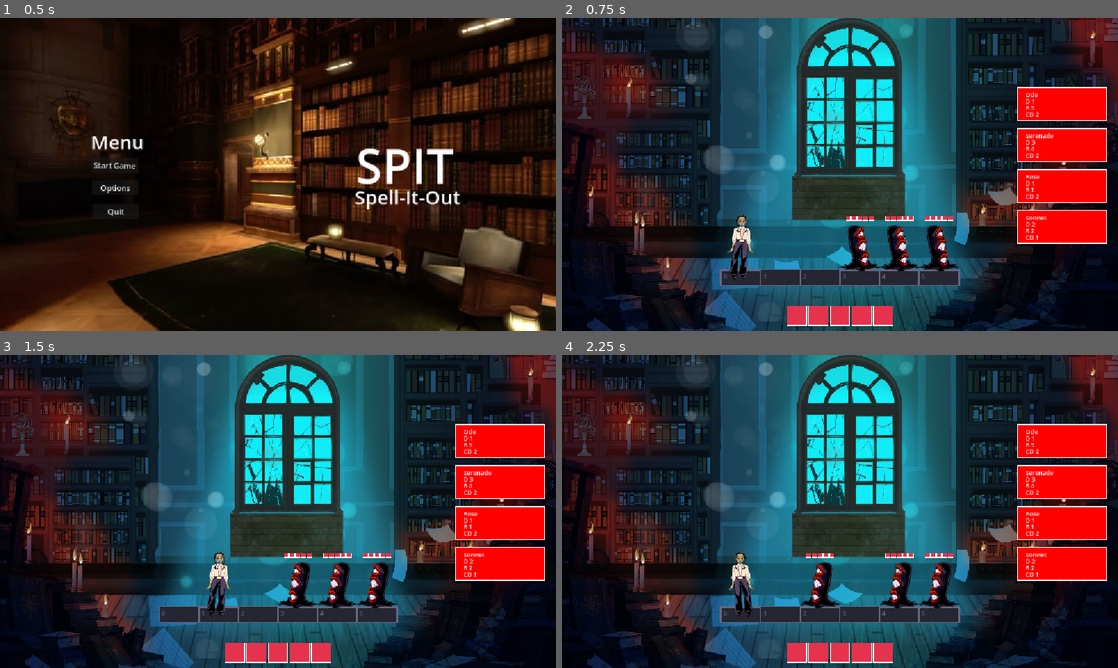
Above: before the commit, frames 1-4 (two rows, left to right).
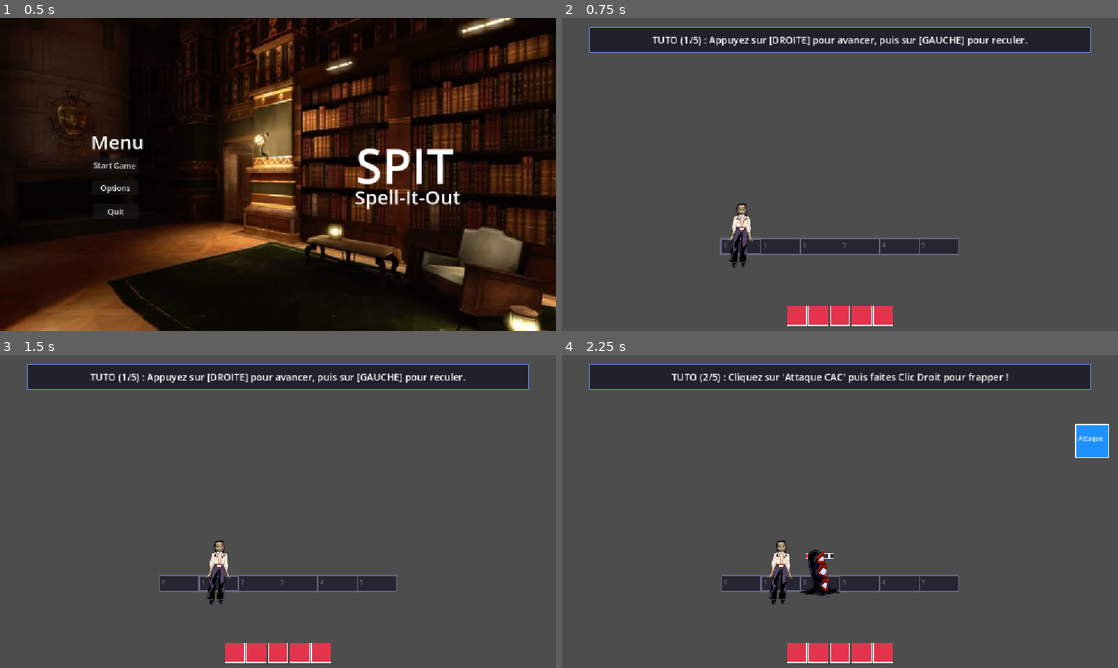
Above: after the commit, the same moments.

Repository: NiorsHaz/GMJ-Instase-2026
Game: Godot game, scene res://Scenes/UI/MainMenu.tscn
Same seed, same stepped clock (60 frames per second), same inputs: the game is played once before the commit and once after it. This scene is started directly instead of the project's main scene.
Inputs (mouse positions are in pixels of both pictures, inside the frame that each line leads up to):
- Up to frame 1 (0.5 s): no input
- Up to frame 2 (0.75 s): click "Start Game" at 0.5 s
- Up to frame 3 (1.5 s): tap Enter (ui_accept) at 1.25 s; move the mouse to (400, 495) at 1.27 s; hold Right (ui_right) from 1.28 s (still down); hold Enter (ui_accept) from 1.28 s (still down); tap E at 1.35 s; click (400, 495) at 1.42 s
- Up to frame 4 (2.25 s): move the mouse to (728, 527) at 2.02 s; release Right (ui_right) at 2.03 s; release Enter (ui_accept) at 2.03 s; hold Left (ui_left) from 2.03 s (still down); tap Enter (ui_accept) at 2.1 s; click (728, 527) at 2.17 s

Frame 1 is identical in both runs. In frame 2, 95% of the frame differs, in the area x 0-100%, y 0-100%; in frame 3, 95%; in frame 4, 95%.

Commit message:
adding tutorial

Diff:
--- /dev/null
+++ b/Scene/level_tutorial.tscn
@@ -0,0 +1,12 @@
+[gd_scene format=3 uid="uid://drd5hwo1sebbc"]
+
+[ext_resource type="Script" uid="uid://hhans7t2tte2" path="res://Scripts/level_tutorial.gd" id="1_nfiew"]
+
+[node name="LevelTutorial" type="Node2D" unique_id=339793330]
+script = ExtResource("1_nfiew")
+
+[node name="UI_Tutorial" type="CanvasLayer" parent="." unique_id=884817977]
+
+[node name="InstructionLabel" type="Label" parent="UI_Tutorial" unique_id=1052743200]
+offset_right = 40.0
+offset_bottom = 23.0
--- a/Scripts/UI/main_menu.gd
+++ b/Scripts/UI/main_menu.gd
@@ -1,7 +1,7 @@
 extends Node2D
 
 func _on_start_pressed() -> void:
-	get_tree().change_scene_to_file("res://Scene/level_test.tscn")
+	get_tree().change_scene_to_file("res://Scene/level_tutorial.tscn")
 
 
 func _on_options_pressed() -> void:
--- a/Scripts/level.gd
+++ b/Scripts/level.gd
@@ -268,9 +268,9 @@
 		draw_rect(tile_rect, tile.tile_color, true)
 		draw_rect(tile_rect, Color.WHITE, false, 2.0)
 		draw_string(font, tile_rect.position + Vector2(tile_rect.size.x * 0.08, tile_rect.size.y * 0.3), tile.tile_name, HORIZONTAL_ALIGNMENT_LEFT, tile_rect.size.x * 0.84, _font_for(tile_rect), Color.WHITE)
-		draw_string(font, tile_rect.position + Vector2(tile_rect.size.x * 0.08, tile_rect.size.y * 0.5), "D "+ str(tile.damage), HORIZONTAL_ALIGNMENT_LEFT, tile_rect.size.x * 0.84, _font_for(tile_rect), Color.WHITE)
-		draw_string(font, tile_rect.position + Vector2(tile_rect.size.x * 0.08, tile_rect.size.y * 0.7), "R "+ str(tile.range_distance), HORIZONTAL_ALIGNMENT_LEFT, tile_rect.size.x * 0.84, _font_for(tile_rect), Color.WHITE)
-		draw_string(font, tile_rect.position + Vector2(tile_rect.size.x * 0.08, tile_rect.size.y * 0.9), "CD "+ str(tile.cooldown_max), HORIZONTAL_ALIGNMENT_LEFT, tile_rect.size.x * 0.84, _font_for(tile_rect), Color.WHITE)
+		draw_string(font, tile_rect.position + Vector2(tile_rect.size.x * 0.08, tile_rect.size.y * 0.5), "Damage : "+ str(tile.damage), HORIZONTAL_ALIGNMENT_LEFT, tile_rect.size.x * 0.84, _font_for(tile_rect), Color.WHITE)
+		draw_string(font, tile_rect.position + Vector2(tile_rect.size.x * 0.08, tile_rect.size.y * 0.7), "Range : "+ str(tile.range_distance), HORIZONTAL_ALIGNMENT_LEFT, tile_rect.size.x * 0.84, _font_for(tile_rect), Color.WHITE)
+		draw_string(font, tile_rect.position + Vector2(tile_rect.size.x * 0.08, tile_rect.size.y * 0.9), "CD : "+ str(tile.cooldown_max), HORIZONTAL_ALIGNMENT_LEFT, tile_rect.size.x * 0.84, _font_for(tile_rect), Color.WHITE)
 
 	# --- Queue, small column, label on its right ---
 	var queue_first = _queue_rect(0)
--- /dev/null
+++ b/Scripts/level_tutorial.gd
@@ -0,0 +1,396 @@
+extends Node2D
+@export var cell_count: int = 6
+@export var cell_width: int = 82
+@export var cell_height: int = 32
+var start_position: Vector2
+var books: Bookstats
+const PLAYER_SCENE = preload("res://Scene/player.tscn")
+const ENEMY_SCENE = preload("res://Scene/Enemy/enemy.tscn")
+const BOSS_SCENE = preload("res://Scene/boss.tscn")
+var horizontal_grid: Array = []
+var player_instance: Node2D = null
+var enemies: Array = []
+var player_hand: Array[ActionTile] = []
+var action_queue: Array[ActionTile] = []
+var cooldown_list: Array[ActionTile] = []
+# ---------------------------------------------------------------
+# LAYOUT
+# ---------------------------------------------------------------
+const GRID_Y := 0.705
+const PLAYER_HEARTS_Y := 0.92
+const PLAYER_HEART_SIZE := 0.062
+const PLAYER_HEART_GAP := 0.007
+const HAND_X := 0.924
+const HAND_Y := 0.221
+const HAND_TILE := 0.105
+const HAND_STEP := 0.131
+const HAND_SLOTS := 4
+const QUEUE_X := 0.26
+const QUEUE_Y := 0.422
+const QUEUE_TILE := 0.045
+const QUEUE_STEP := 0.05
+const QUEUE_SLOTS := 3
+const COOLDOWN_X := 0.022
+const COOLDOWN_Y := 0.275
+const COOLDOWN_TILE := 0.088
+const COOLDOWN_STEP := 0.099
+const COOLDOWN_SLOTS := 4
+const DEFAULT_MAX_HP := 10
+const ENEMY_HEART_SIZE := 10.0
+const ENEMY_HEART_GAP := 2.0
+# ---------------------------------------------------------------
+# ÉTAPES DU TUTORIEL
+# ---------------------------------------------------------------
+enum Step {
+	MOVE_RIGHT_LEFT,
+	ATTACK_CAC,
+	SWAP,
+	ATTACK_DIST,
+	KILL_ENEMY,
+	COMPLETED
+}
+var current_step: Step = Step.MOVE_RIGHT_LEFT
+var move_right_done: bool = false
+var tutorial_message: String = ""
+
+func _ready() -> void:
+	_update_layout()
+	get_viewport().size_changed.connect(_update_layout)
+	generate_grid()
+	spawn_player()
+	setup_step(Step.MOVE_RIGHT_LEFT)
+# ---------------------------------------------------------------
+# LAYOUT HELPERS
+# ---------------------------------------------------------------
+func _screen() -> Vector2:
+	return get_viewport().get_visible_rect().size
+
+func _update_layout() -> void:
+	var vp = _screen()
+	var new_start = Vector2((vp.x - cell_count * cell_width) / 2.0, vp.y * GRID_Y)
+	var delta = new_start - start_position
+	start_position = new_start
+	if not horizontal_grid.is_empty() and delta != Vector2.ZERO:
+		for cell in horizontal_grid:
+			cell["position"] += delta
+		if is_instance_valid(player_instance):
+			player_instance.global_position += delta
+		for enemy in enemies:
+			if is_instance_valid(enemy):
+				enemy.global_position += delta
+	queue_redraw()
+
+func _column_rect(i: int, x_ratio: float, y_ratio: float, tile_ratio: float, step_ratio: float) -> Rect2:
+	var vp = _screen()
+	var tile = vp.y * tile_ratio
+	var pos = Vector2(vp.x * x_ratio, vp.y * y_ratio + i * vp.y * step_ratio)
+	return Rect2(pos, Vector2(tile, tile))
+
+func _hand_rect(i: int) -> Rect2:
+	return _column_rect(i, HAND_X, HAND_Y, HAND_TILE, HAND_STEP)
+
+func _queue_rect(i: int) -> Rect2:
+	return _column_rect(i, QUEUE_X, QUEUE_Y, QUEUE_TILE, QUEUE_STEP)
+
+func _cooldown_rect(i: int) -> Rect2:
+	return _column_rect(i, COOLDOWN_X, COOLDOWN_Y, COOLDOWN_TILE, COOLDOWN_STEP)
+
+func _font_for(tile: Rect2) -> int:
+	return clampi(int(tile.size.y * 0.2), 8, 16)
+# ---------------------------------------------------------------
+# CONFIGURATION DES ÉTAPES
+# ---------------------------------------------------------------
+func setup_step(step: Step) -> void:
+	current_step = step
+	clear_enemies()
+	player_hand.clear()
+	action_queue.clear()
+	cooldown_list.clear()
+	match step:
+		Step.MOVE_RIGHT_LEFT:
+			tutorial_message = "TUTO (1/5) : Appuyez sur [DROITE] pour avancer, puis sur [GAUCHE] pour reculer."
+			move_player_to(0)
+			move_right_done = false
+		Step.ATTACK_CAC:
+			tutorial_message = "TUTO (2/5) : Cliquez sur 'Attaque CAC' puis faites Clic Droit pour frapper !"
+			move_player_to(1)
+			spawn_enemy_at(2, 5)
+			player_hand.append(ActionTile.new("Attaque CAC", Color.DODGER_BLUE, 1, 1, 1))
+		Step.SWAP:
+			tutorial_message = "TUTO (3/5) : Avancez sur l'ennemi [DROITE] pour Swapper et passer derrière lui !"
+			move_player_to(1)
+			spawn_enemy_at(2, 5)
+		Step.ATTACK_DIST:
+			tutorial_message = "TUTO (4/5) : L'ennemi est loin ! Utilisez 'Tir Distant' (Portée 3)."
+			move_player_to(0)
+			spawn_enemy_at(3, 5)
+			player_hand.append(ActionTile.new("Tir Distant", Color.ORANGE, 1, 3, 1))
+		Step.KILL_ENEMY:
+			tutorial_message = "TUTO (5/5) : L'ennemi n'a plus que 1 PV ! Utilisez votre carte pour l'achever."
+			move_player_to(0)
+			spawn_enemy_at(2, 1)
+			player_hand.append(ActionTile.new("Coup Final", Color.RED, 1, 2, 1))
+		Step.COMPLETED:
+			tutorial_message = "TUTORIEL TERMINÉ ! Appuyez sur [ENTRÉE] pour lancer le jeu."
+	queue_redraw()
+# ---------------------------------------------------------------
+# GRID / SPAWN
+# ---------------------------------------------------------------
+func generate_grid() -> void:
+	horizontal_grid.clear()
+	for i in range(cell_count):
+		var cell_pos = start_position + Vector2(i * cell_width, 0)
+		horizontal_grid.append({
+			"id": "col_" + str(i),
+			"position": cell_pos,
+			"index": i,
+			"occupied_by": null
+		})
+
+func spawn_player() -> void:
+	if horizontal_grid.is_empty() or PLAYER_SCENE == null:
+		return
+	player_instance = PLAYER_SCENE.instantiate()
+	add_child(player_instance)
+	player_instance.z_index = 10
+	move_player_to(0)
+
+func move_player_to(index: int) -> void:
+	if is_instance_valid(player_instance):
+		var target_cell = horizontal_grid[index]
+		var actor_offset = Vector2(cell_width / 2.0, -10)
+		player_instance.call("setup_position", target_cell["position"] + actor_offset, index)
+		clean_grid_occupants()
+
+func spawn_enemy_at(index: int, hp: int) -> void:
+	var enemy = ENEMY_SCENE.instantiate()
+	add_child(enemy)
+	enemy.z_index = 10
+	var actor_offset = Vector2(cell_width / 2.0, -10)
+	enemy.call("setup_position", horizontal_grid[index]["position"] + actor_offset, index)
+	if "health" in enemy:
+		enemy.set("health", hp)
+	enemies.append(enemy)
+	enemy.call("plan_next_action", player_instance)
+	clean_grid_occupants()
+
+func clear_enemies() -> void:
+	for enemy in enemies:
+		if is_instance_valid(enemy):
+			enemy.queue_free()
+	enemies.clear()
+	clean_grid_occupants()
+# ---------------------------------------------------------------
+# DRAW
+# ---------------------------------------------------------------
+func _draw() -> void:
+	var vp = _screen()
+	var font = ThemeDB.fallback_font
+	var title_size = clampi(int(vp.y * 0.032), 12, 22)
+	var banner_rect = Rect2(Vector2(vp.x * 0.05, vp.y * 0.03), Vector2(vp.x * 0.9, vp.y * 0.08))
+	draw_rect(banner_rect, Color(0.1, 0.1, 0.15, 0.85), true)
+	draw_rect(banner_rect, Color(0.4, 0.6, 1.0), false, 2.5)
+	draw_string(font, banner_rect.position + Vector2(10, banner_rect.size.y * 0.65), tutorial_message, HORIZONTAL_ALIGNMENT_CENTER, banner_rect.size.x - 20, title_size, Color.WHITE)
+	for cell in horizontal_grid:
+		var rect = Rect2(cell["position"], Vector2(cell_width, cell_height))
+		var occupant = cell["occupied_by"]
+		var fill_color = Color(0.15, 0.15, 0.2)
+		var border_color = Color(0.4, 0.4, 0.5)
+		var border_thickness = 2.0
+		if is_instance_valid(occupant):
+			border_thickness = 3.5
+		draw_rect(rect, fill_color, true)
+		draw_rect(rect, border_color, false, border_thickness)
+		draw_string(font, cell["position"] + Vector2(5, 18), str(cell["index"]), HORIZONTAL_ALIGNMENT_LEFT, -1, 12, Color(1, 1, 1, 0.3))
+	for enemy in enemies:
+		if is_instance_valid(enemy):
+			var e_hp = int(enemy.get("health"))
+			var e_max = _get_max_hp(enemy, e_hp)
+			var head_pos = enemy.global_position + Vector2(0, -cell_height / 2.0 - 10 - ENEMY_HEART_SIZE)
+			_draw_hearts(e_hp, e_max, head_pos.x, head_pos.y, ENEMY_HEART_SIZE, ENEMY_HEART_GAP, Color(0.9, 0.2, 0.3))
+	if is_instance_valid(player_instance):
+		var p_hp = int(player_instance.get("health"))
+		var p_max = _get_max_hp(player_instance, p_hp)
+		_draw_hearts(p_hp, p_max, vp.x / 2.0, vp.y * PLAYER_HEARTS_Y, vp.y * PLAYER_HEART_SIZE, vp.y * PLAYER_HEART_GAP, Color(0.9, 0.2, 0.3))
+	if current_step in [Step.ATTACK_CAC, Step.ATTACK_DIST, Step.KILL_ENEMY]:
+		for i in range(player_hand.size()):
+			var tile = player_hand[i]
+			var tile_rect = _hand_rect(i)
+			draw_rect(tile_rect, tile.tile_color, true)
+			draw_rect(tile_rect, Color.WHITE, false, 2.0)
+			draw_string(font, tile_rect.position + Vector2(tile_rect.size.x * 0.08, tile_rect.size.y * 0.5), tile.tile_name, HORIZONTAL_ALIGNMENT_LEFT, tile_rect.size.x * 0.84, _font_for(tile_rect), Color.WHITE)
+		for i in range(action_queue.size()):
+			var tile = action_queue[i]
+			var queue_rect = _queue_rect(i)
+			draw_rect(queue_rect, tile.tile_color, true)
+			draw_rect(queue_rect, Color.YELLOW, false, 2.0)
+			draw_string(font, queue_rect.position + Vector2(queue_rect.size.x * 0.08, queue_rect.size.y * 0.65), tile.tile_name, HORIZONTAL_ALIGNMENT_LEFT, queue_rect.size.x * 0.84, _font_for(queue_rect), Color.WHITE)
+
+func _draw_hearts(hp: int, max_hp: int, center_x: float, top_y: float, heart_size: float, gap: float, color: Color) -> void:
+	var heart_count = ceili(max_hp / 2.0)
+	if heart_count <= 0:
+		return
+	var total_width = heart_count * heart_size + (heart_count - 1) * gap
+	var start_x = center_x - total_width / 2.0
+	for i in range(heart_count):
+		var pos = Vector2(start_x + i * (heart_size + gap), top_y)
+		var heart_rect = Rect2(pos, Vector2(heart_size, heart_size))
+		var hp_in_heart = clampi(hp - i * 2, 0, 2)
+		draw_rect(heart_rect, Color(0.2, 0.2, 0.2), true)
+		if hp_in_heart == 2:
+			draw_rect(heart_rect, color, true)
+		elif hp_in_heart == 1:
+			draw_rect(Rect2(pos, Vector2(heart_size / 2.0, heart_size)), color, true)
+		draw_rect(heart_rect, Color.WHITE, false, 1.0)
+
+func _get_max_hp(actor: Node, current_hp: int) -> int:
+	var m = actor.get("max_health")
+	if m != null:
+		return int(m)
+	return maxi(current_hp, DEFAULT_MAX_HP)
+# ---------------------------------------------------------------
+# INPUTS & BLOCAGE STRICT
+# ---------------------------------------------------------------
+func _input(event: InputEvent) -> void:
+	if not is_instance_valid(player_instance):
+		return
+	var current_index = int(player_instance.get("current_cell_index"))
+	if current_step == Step.COMPLETED:
+		if event.is_action_pressed("ui_accept"):
+			get_tree().change_scene_to_file("res://Scene/level_test.tscn")
+		return
+	if current_step == Step.MOVE_RIGHT_LEFT:
+		if not move_right_done:
+			if event.is_action_pressed("ui_right"):
+				try_move_player(current_index + 1)
+				if int(player_instance.get("current_cell_index")) == 1:
+					move_right_done = true
+			elif event.is_action_pressed("ui_left"):
+				print("Action bloquée : Avancez d'abord avec [DROITE] !")
+		else:
+			if event.is_action_pressed("ui_left"):
+				try_move_player(current_index - 1)
+				if int(player_instance.get("current_cell_index")) == 0:
+					setup_step(Step.ATTACK_CAC)
+			elif event.is_action_pressed("ui_right"):
+				print("Action bloquée : Reculez maintenant avec [GAUCHE] !")
+	elif current_step in [Step.ATTACK_CAC, Step.ATTACK_DIST, Step.KILL_ENEMY]:
+		if event.is_action_pressed("ui_left") or event.is_action_pressed("ui_right"):
+			print("Action bloquée : Pas de déplacement ! Utilisez vos cartes.")
+			return
+		if event is InputEventKey and event.pressed and not event.echo and event.keycode == KEY_E:
+			execute_queue_tutorial()
+		elif event is InputEventMouseButton and event.pressed:
+			if event.button_index == MOUSE_BUTTON_RIGHT:
+				execute_queue_tutorial()
+			elif event.button_index == MOUSE_BUTTON_LEFT:
+				var mouse_pos = event.position
+				for i in range(player_hand.size() - 1, -1, -1):
+					if _hand_rect(i).has_point(mouse_pos):
+						var selected_tile = player_hand[i]
+						player_hand.remove_at(i)
+						action_queue.append(selected_tile)
+						queue_redraw()
+						return
+				for i in range(action_queue.size() - 1, -1, -1):
+					if _queue_rect(i).has_point(mouse_pos):
+						var cancelled_tile = action_queue[i]
+						action_queue.remove_at(i)
+						player_hand.append(cancelled_tile)
+						queue_redraw()
+						return
+	elif current_step == Step.SWAP:
+		if event.is_action_pressed("ui_right"):
+			try_move_player(current_index + 1)
+			if int(player_instance.get("current_cell_index")) >= 2:
+				setup_step(Step.ATTACK_DIST)
+		else:
+			print("Action bloquée : Avancez sur l'ennemi avec [DROITE] pour effectuer un Swap !")
+
+func execute_queue_tutorial() -> void:
+	if action_queue.is_empty():
+		print("Action bloquée : Sélectionnez une carte d'abord !")
+		return
+	var executing_tiles = action_queue.duplicate()
+	action_queue.clear()
+	var enemy_hit = false
+	for tile in executing_tiles:
+		var p_idx = int(player_instance.get("current_cell_index"))
+		for enemy in enemies:
+			if is_instance_valid(enemy):
+				var e_idx = int(enemy.get("current_cell_index"))
+				var dist = e_idx - p_idx
+				if dist > 0 and dist <= tile.range_distance:
+					enemy.call("take_damage", tile.damage)
+					enemy_hit = true
+					print("Tuto : Ennemi touché !")
+	clean_grid_occupants()
+	if current_step == Step.ATTACK_CAC and enemy_hit:
+		setup_step(Step.SWAP)
+	elif current_step == Step.ATTACK_DIST and enemy_hit:
+		setup_step(Step.KILL_ENEMY)
+	elif current_step == Step.KILL_ENEMY:
+		if enemies.is_empty():
+			setup_step(Step.COMPLETED)
+		else:
+			player_hand.append(ActionTile.new("Coup Final", Color.RED, 1, 2, 1))
+	queue_redraw()
+
+func try_move_player(target_index: int) -> void:
+	if target_index < 0 or target_index >= horizontal_grid.size():
+		return
+	clean_grid_occupants()
+	var target_cell = horizontal_grid[target_index]
+	var occupant_before = target_cell["occupied_by"]
+	var enemy_on_target: Node2D = null
+	if is_instance_valid(occupant_before) and occupant_before != player_instance:
+		enemy_on_target = occupant_before
+	if is_instance_valid(player_instance):
+		var current_index = int(player_instance.get("current_cell_index"))
+		var current_cell = horizontal_grid[current_index]
+		var actor_offset = Vector2(cell_width / 2.0, -10)
+		var movement_dir = target_index - current_index
+		if enemy_on_target != null and is_instance_valid(enemy_on_target):
+			var occupant = enemy_on_target
+			var occupant_start_index = int(occupant.get("current_cell_index"))
+			var behind_enemy_index = occupant_start_index + movement_dir
+			var is_behind_free = false
+			if behind_enemy_index >= 0 and behind_enemy_index < horizontal_grid.size():
+				is_behind_free = (horizontal_grid[behind_enemy_index]["occupied_by"] == null)
+			if is_behind_free:
+				var behind_cell = horizontal_grid[behind_enemy_index]
+				current_cell["occupied_by"] = null
+				behind_cell["occupied_by"] = player_instance
+				player_instance.call("move_to", behind_cell["position"] + actor_offset, behind_enemy_index)
+			else:
+				current_cell["occupied_by"] = occupant
+				occupant.call("setup_position", current_cell["position"] + actor_offset, current_index, cell_count)
+				target_cell["occupied_by"] = player_instance
+				player_instance.call("move_to", target_cell["position"] + actor_offset, target_index)
+		else:
+			current_cell["occupied_by"] = null
+			target_cell["occupied_by"] = player_instance
+			player_instance.call("move_to", target_cell["position"] + actor_offset, target_index)
+	clean_grid_occupants()
+	queue_redraw()
+
+func clean_grid_occupants() -> void:
+	for cell in horizontal_grid:
+		cell["occupied_by"] = null
+	for i in range(enemies.size() - 1, -1, -1):
+		if not is_instance_valid(enemies[i]):
+			enemies.remove_at(i)
+	if is_instance_valid(player_instance):
+		var p_idx = int(player_instance.get("current_cell_index"))
+		if p_idx >= 0 and p_idx < horizontal_grid.size():
+			horizontal_grid[p_idx]["occupied_by"] = player_instance
+	for enemy in enemies:
+		if is_instance_valid(enemy):
+			var e_idx = int(enemy.get("current_cell_index"))
+			var size = 1
+			if "boss_size" in enemy:
+				size = int(enemy.get("boss_size"))
+			for i in range(size):
+				var target_idx = e_idx + i
+				if target_idx >= 0 and target_idx < horizontal_grid.size():
+					horizontal_grid[target_idx]["occupied_by"] = enemy
Not shown: 1 places in Resource/Books/Poetry.tres that only renumber resources
Not shown, added: Scripts/level_tutorial.gd.uid
